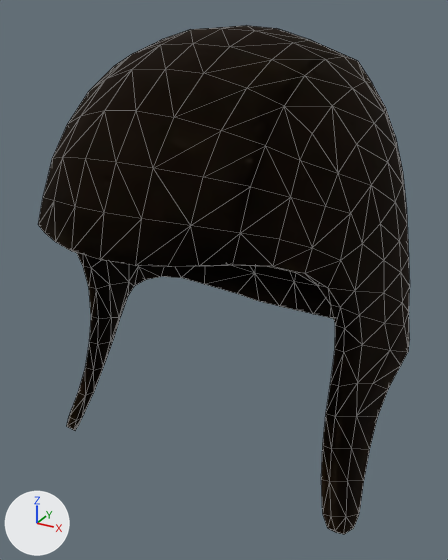
The glTF model assets/models/CZEPIEC.glb, before and after one commit.
Before and after are seen from a 50 mm camera at (0.175, -0.347, 0.134) aimed at (-0.004, -0.022, -0.029). The lights are fixed; the arrows at lower left show +X, +Y and +Z. Mesh edges are drawn as thin lines.
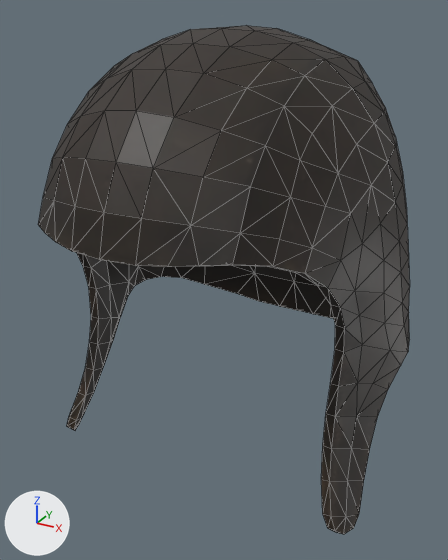
Location of each change, (x1, y1, x2, y2) in pixels of the pictures (448 x 560 px):
```json
{"object": "Mesh", "change": "surface changed", "before": [38, 25, 410, 534], "after": [38, 25, 410, 534], "on screen": "black to grey"}
```

Edits to the scene script, one JSON object a line:
```json
{"op": "set", "path": "mat_czepiec.metallic", "old": "1.0", "new": "0.0"}
{"op": "set", "path": "mat_czepiec.roughness", "old": "1.0", "new": "0.5"}
```
